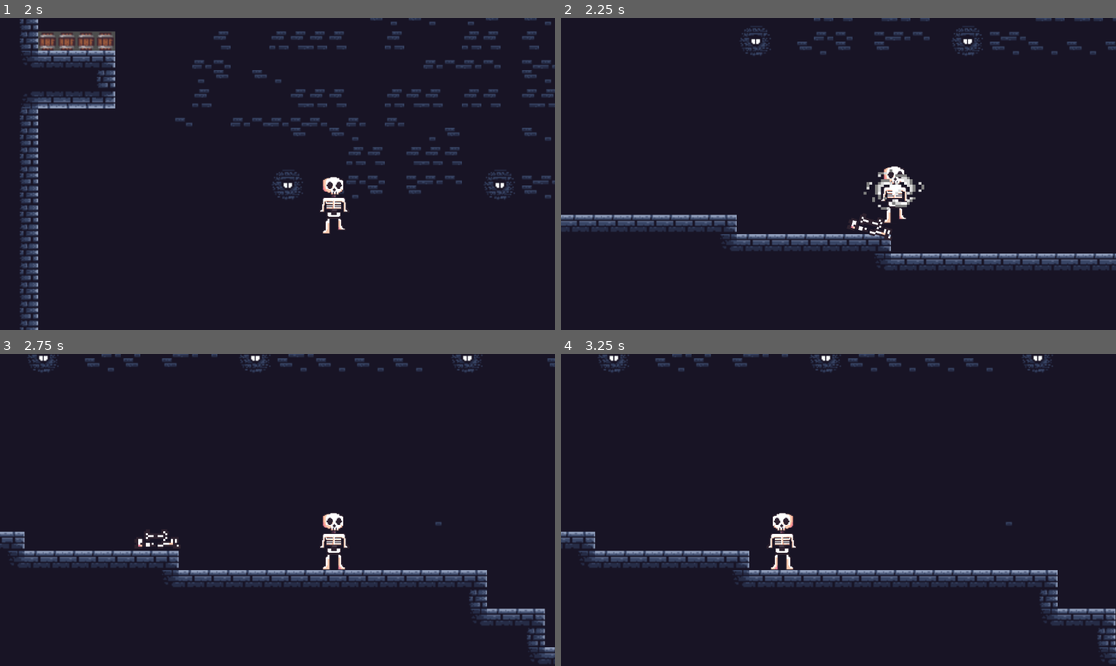
Above: before the commit, frames 1-4 (two rows, left to right).
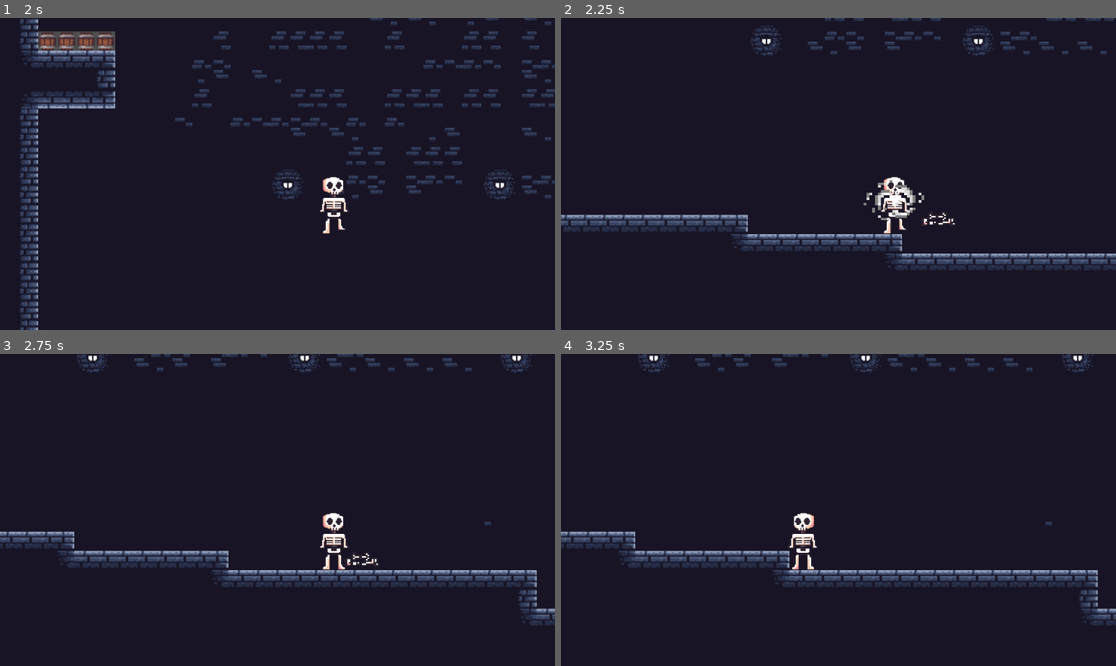
Above: after the commit, the same moments.

Repository: Hexalikk/Mini-Jame-Gam-55
Game: Godot game, scene res://scenes/main.tscn
Two runs of this game, one before a commit and one after it. Both use one fixed random seed, a clock stepped at 60 frames per second and the inputs below.
Inputs:
- Up to frame 1 (2 s): click "Start the game" at 0.5 s; tap Enter at 1.25 s; hold D (right) from 1.28 s (still down); tap R (delete a bone) at 1.35 s; tap Space (jump) at 1.52 s
- Up to frame 2 (2.25 s): keep holding D (right); tap E (throw a bone) at 2.1 s
- Up to frame 3 (2.75 s): keep holding D (right); tap Space (jump) at 2.27 s
- Up to frame 4 (3.25 s): release D (right) at 2.78 s; hold A (left) from 2.78 s (still down); tap R (delete a bone) at 2.85 s

Frame 1 is identical in both runs. In frame 2, 4.5% of the frame differs, in the area x 0-100%, y 0-81%; in frame 3, 5.7%, in the area x 0-100%, y 0-100%; in frame 4, 5.1%.

Commit message:
changed bones size

Diff:
--- a/stronger-bones/scenes/bones.tscn
+++ b/stronger-bones/scenes/bones.tscn
@@ -9,15 +9,16 @@
 size = Vector2(120, 52.5)
 
 [node name="Bones" type="RigidBody2D" unique_id=380592673]
+scale = Vector2(0.4, 0.4)
 script = ExtResource("1_22eir")
 
 [node name="torso_hitbox" type="CollisionShape2D" parent="." unique_id=856609977]
-position = Vector2(0.99999964, -7.7499995)
+position = Vector2(0.99999994, -13)
 scale = Vector2(0.2, 0.2)
 shape = SubResource("RectangleShape2D_22eir")
 
 [node name="leg_hitbox" type="CollisionShape2D" parent="." unique_id=1399733666]
-position = Vector2(0.99999994, -7.5)
+position = Vector2(0.99999994, -13)
 scale = Vector2(0.2, 0.2)
 shape = SubResource("RectangleShape2D_kvm6a")
 
--- a/stronger-bones/scripts/bones.gd
+++ b/stronger-bones/scripts/bones.gd
@@ -5,8 +5,8 @@
 	LEGS,
 	TORSO
 }
-const LEGS_TEXTURE  = preload("res://assets/bone_legs.png")
-const TORSO_TEXTURE = preload("res://assets/bone_torso.png")
+const LEGS_TEXTURE  = preload("res://assets/bone_legs_small.png")
+const TORSO_TEXTURE = preload("res://assets/bone_torso_small.png")
 
 @onready var torso_hitbox = $torso_hitbox
 @onready var leg_hitbox = $leg_hitbox
Binary file added: stronger-bones/assets/bone_legs_small.png
Not shown, added: stronger-bones/assets/bone_legs_small.png.import
Binary file added: stronger-bones/assets/bone_torso_small.png
Not shown, added: stronger-bones/assets/bone_torso_small.png.import
